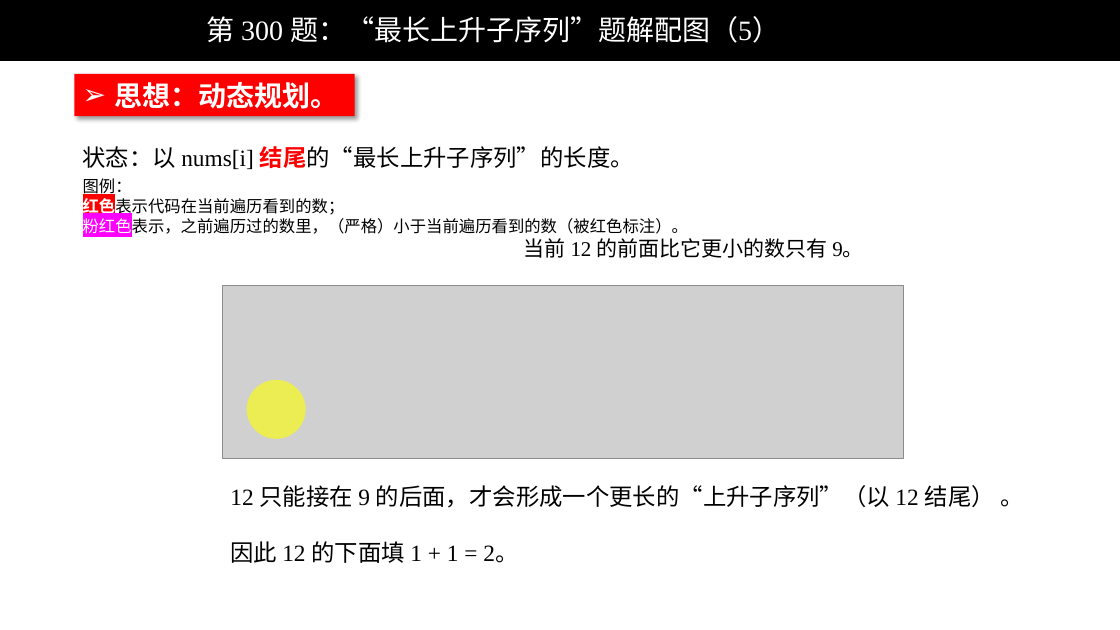
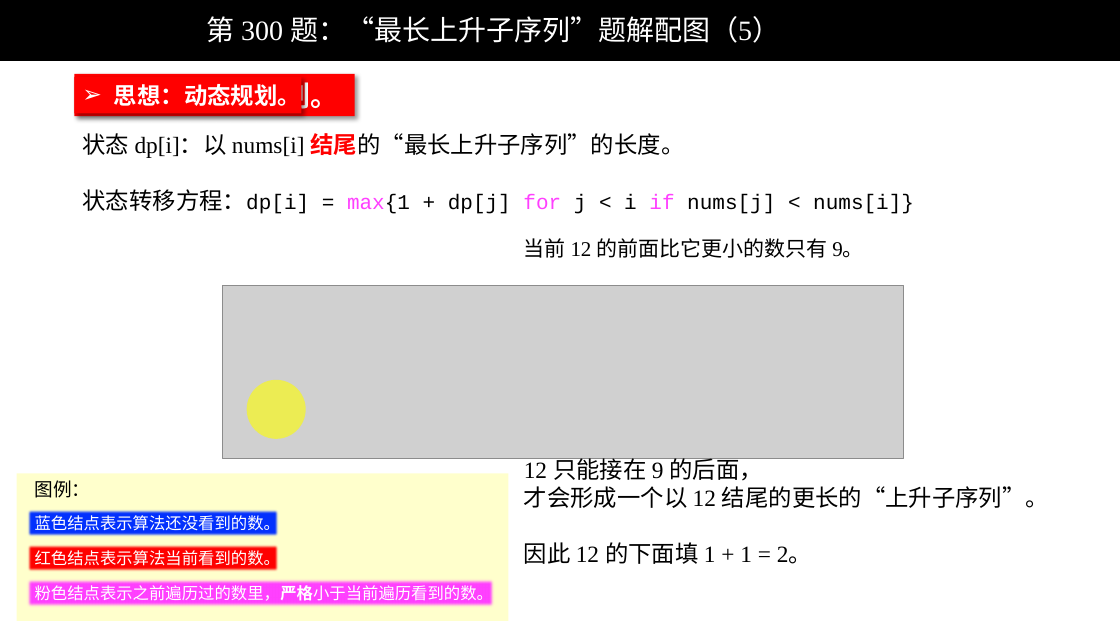
Before and after one commit to liweiwei1419/LeetCode-Solution-PPT, a slide deck: slide 5 of 0201-0300/LeetCode 第 300 题：“最长上升子序列”题解配图（动态规划）.pptx. Drawn at 1120x630 pixels with LibreOffice and Linux fonts; fonts in the diff are those of the drawing; grey boxes stand for pictures; background and template pictures are left out. Boxes give left, top, right and bottom in pixels: in the first picture for what was removed or moved away, otherwise in the second. Text is boxed around its words. In the diff, an @@ line names an element or a change of style, - is before the commit and + after.

```diff
--- a/0201-0300/LeetCode 第 300 题：“最长上升子序列”题解配图（动态规划）.pptx
+++ b/0201-0300/LeetCode 第 300 题：“最长上升子序列”题解配图（动态规划）.pptx
@@ rectangle added at [74,76,301,113], fill #FF0000, 20 pt, text #FFFFFF, bold @@
+➢ 思想：动态规划。
@@ text at [83,133,914,214]: text changed; size 20 to 18 pt; font Times New Roman to Courier New @@
-状态：以 nums[i] 结尾的“最长上升子序列”的长度。
+状态 dp[i]：以 nums[i] 结尾的“最长上升子序列”的长度。
+状态转移方程：dp[i] = max{1 + dp[j] for j < i if nums[j] < nums[i]}
@@ text removed at [83,178,688,237] @@
-图例：
-红色表示代码在当前遍历看到的数；
-粉红色表示，之前遍历过的数里，（严格）小于当前遍历看到的数（被红色标注）。
@@ text "12 只能接在 9 的后面， 才会形成一个以 ...": place and size @@
-text "12 只能接在 9 的后面， 才会形成一个以 ..." at [230,485,1023,563]
+text "12 只能接在 9 的后面， 才会形成一个以 ..." at [524,454,1049,564]
@@ text at [524,454,1049,508]: text changed @@
-12 只能接在 9 的后面，才会形成一个更长的“上升子序列”（以 12 结尾） 。
+12 只能接在 9 的后面，
+才会形成一个以 12 结尾的更长的“上升子序列”。
@@ group added at [17,474,508,621]: 4 rectangles, 1 text @@
+蓝色结点表示算法还没看到的数。
+红色结点表示算法当前看到的数。
+粉色结点表示之前遍历过的数里，严格小于当前遍历看到的数。
+图例：
```
Also in this commit, not shown: 8 other slides changed, 2 other files.
